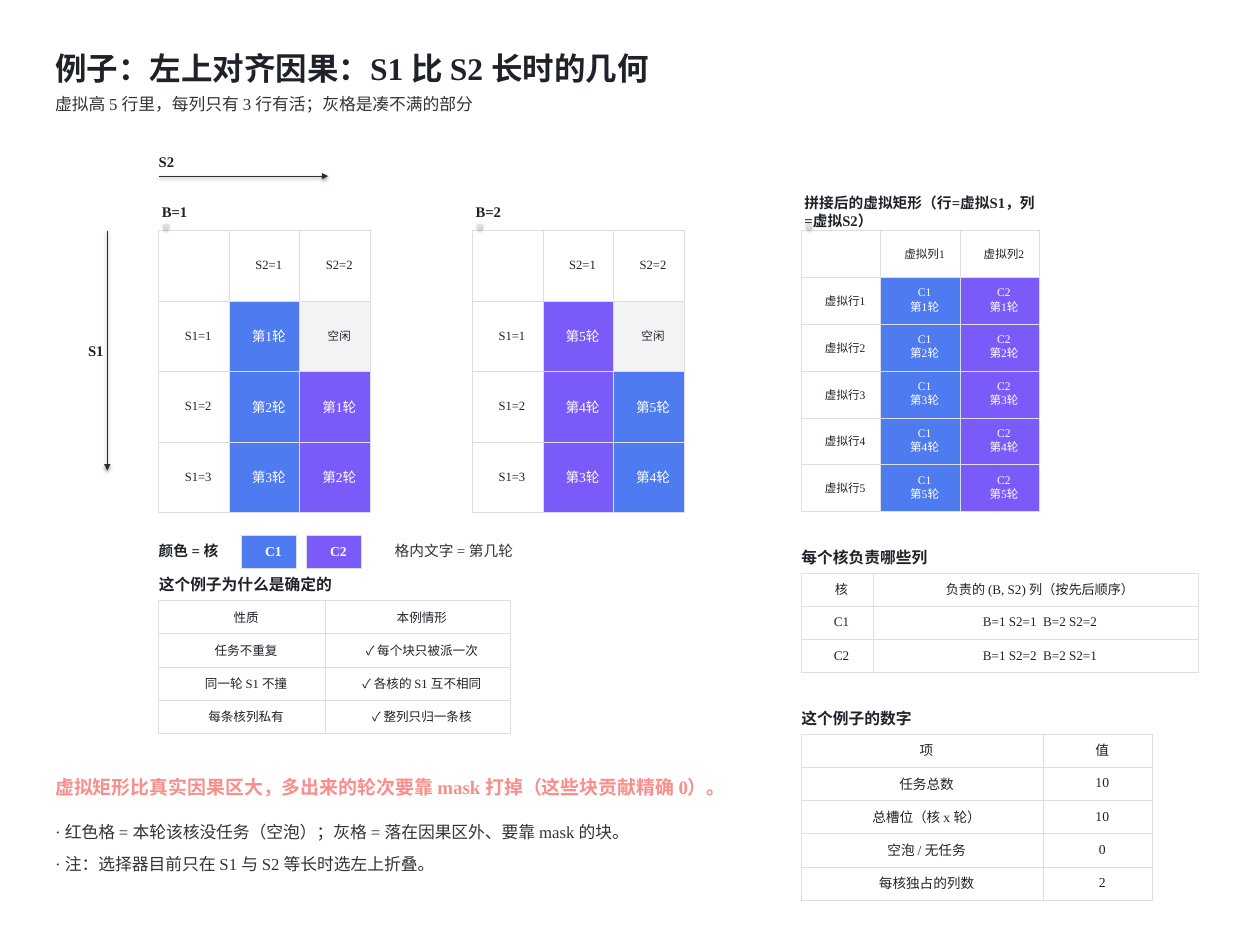
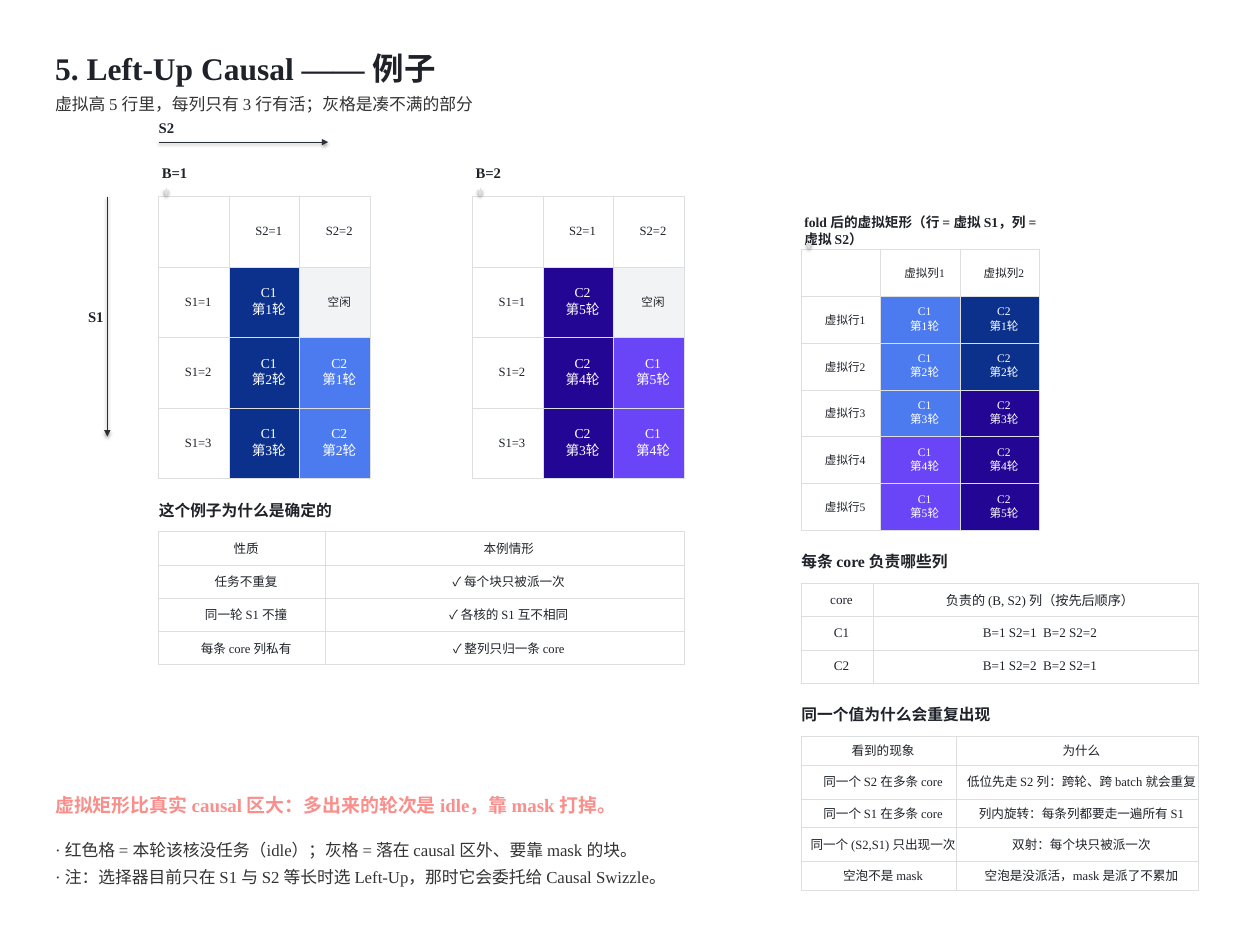
Before and after one commit to guomc9/SeeTen, a slide deck: slide 10 of cases/flash-attention-det-accum/out/v4-index-schedules.pptx (slide 9 before the commit). Drawn at 1260x945 pixels with LibreOffice and Linux fonts; fonts in the diff are those of the drawing. Boxes give left, top, right and bottom in pixels: in the first picture for what was removed or moved away, otherwise in the second. Text is boxed around its words. In the diff, an @@ line names an element or a change of style, - is before the commit and + after.

```diff
--- a/cases/flash-attention-det-accum/out/v4-index-schedules.pptx
+++ b/cases/flash-attention-det-accum/out/v4-index-schedules.pptx
@@ text at (x1=55, y1=53, x2=436, y2=86): text changed; font Noto Sans CJK SC to Times New Roman @@
-例子：左上对齐因果：S1 比 S2 长时的几何
+5. Left-Up Causal —— 例子
@@ text "B=1" moved from (x1=162, y1=207, x2=188, y2=217) to (x1=162, y1=168, x2=188, y2=178) @@
@@ text "B=2" moved from (x1=476, y1=207, x2=502, y2=217) to (x1=476, y1=168, x2=502, y2=178) @@
@@ table at (x1=159, y1=197, x2=370, y2=624) @@
-row 2, column 2: 第1轮
+row 2, column 2: C1 / 第1轮
-row 3, column 2: 第2轮
+row 3, column 2: C1 / 第2轮
-row 3, column 3: 第1轮
+row 3, column 3: C2 / 第1轮
-row 4, column 2: 第3轮
+row 4, column 2: C1 / 第3轮
-row 4, column 3: 第2轮
+row 4, column 3: C2 / 第2轮
@@ fill #4E7CF0 to #0C318D in 3 cells @@
@@ fill #7A5AF8 to #4C7BF0 in 2 cells @@
@@ table resized from (x1=159, y1=231, x2=370, y2=512) to (x1=159, y1=197, x2=370, y2=624) @@
@@ table at (x1=472, y1=197, x2=683, y2=478) @@
-row 2, column 2: 第5轮
+row 2, column 2: C2 / 第5轮
-row 3, column 2: 第4轮
+row 3, column 2: C2 / 第4轮
-row 3, column 3: 第5轮
+row 3, column 3: C1 / 第5轮
-row 4, column 2: 第3轮
+row 4, column 2: C2 / 第3轮
-row 4, column 3: 第4轮
+row 4, column 3: C1 / 第4轮
@@ fill #7A5AF8 to #230693 in 3 cells @@
@@ fill #4E7CF0 to #6945F7 in 2 cells @@
@@ 4 arrows, 2 texts, 1 table moved together from (x1=88, y1=157, x2=683, y2=512) to (x1=88, y1=123, x2=683, y2=478) @@
@@ text at (x1=804, y1=215, x2=1026, y2=246): text changed; size 14 to 13 pt @@
-拼接后的虚拟矩形（行=虚拟S1，列=虚拟S2）
+fold 后的虚拟矩形（行 = 虚拟 S1，列 = 虚拟 S2）
@@ table at (x1=801, y1=249, x2=1039, y2=531) @@
@@ fill #4E7CF0 to #4C7BF0 in 3 cells @@
@@ fill #7A5AF8 to #0C318D in 2 cells @@
@@ fill #7A5AF8 to #230693 in 3 cells @@
@@ fill #4E7CF0 to #6945F7 in 2 cells @@
@@ table moved from (x1=801, y1=231, x2=1039, y2=512) to (x1=801, y1=249, x2=1039, y2=531) @@
@@ arrow moved from (809, 224) - (809, 231) to (809, 243) - (809, 249) @@
@@ text "这个例子为什么是确定的" moved from (x1=159, y1=576, x2=332, y2=592) to (x1=159, y1=502, x2=332, y2=518) @@
@@ table at (x1=159, y1=531, x2=684, y2=664) @@
-row 4, column 1: 每条核列私有
+row 4, column 1: 每条 core 列私有
-row 4, column 2: ✓ 整列只归一条核
+row 4, column 2: ✓ 整列只归一条 core
@@ table resized from (x1=159, y1=600, x2=510, y2=733) to (x1=159, y1=531, x2=684, y2=664) @@
@@ table removed at (x1=242, y1=535, x2=296, y2=565), 1 rows, 1 columns @@
-C1
@@ table removed at (x1=307, y1=535, x2=361, y2=565), 1 rows, 1 columns @@
-C2
@@ text removed at (x1=159, y1=543, x2=219, y2=558) @@
-颜色 = 核
@@ text removed at (x1=395, y1=543, x2=513, y2=557) @@
-格内文字 = 第几轮
@@ text at (x1=801, y1=553, x2=948, y2=569): text changed @@
-每个核负责哪些列
+每条 core 负责哪些列
@@ table at (x1=801, y1=584, x2=1198, y2=683) @@
-row 1, column 1: 核
+row 1, column 1: core
@@ table moved from (x1=801, y1=573, x2=1198, y2=673) to (x1=801, y1=584, x2=1198, y2=683) @@
@@ text removed at (x1=801, y1=710, x2=911, y2=726) @@
-这个例子的数字
@@ text added at (x1=801, y1=706, x2=990, y2=722), 15 pt, text #1F2329, bold @@
+同一个值为什么会重复出现
@@ table removed at (x1=801, y1=734, x2=1153, y2=900), 5 rows, 2 columns @@
-项 | 值
-任务总数 | 10
-总槽位（核 x 轮） | 10
-空泡 / 无任务 | 0
-每核独占的列数 | 2
@@ table added at (x1=801, y1=736, x2=1198, y2=885), 5 rows, 2 columns @@
+看到的现象 | 为什么
+同一个 S2 在多条 core | 低位先走 S2 列：跨轮、跨 batch 就会重复
+同一个 S1 在多条 core | 列内旋转：每条列都要走一遍所有 S1
+同一个 (S2,S1) 只出现一次 | 双射：每个块只被派一次
+空泡不是 mask | 空泡是没派活，mask 是派了不累加
@@ text at (x1=55, y1=796, x2=616, y2=814): text changed @@
-虚拟矩形比真实因果区大，多出来的轮次要靠 mask 打掉（这些块贡献精确 0）。
+虚拟矩形比真实 causal 区大：多出来的轮次是 idle，靠 mask 打掉。
@@ text at (x1=65, y1=842, x2=637, y2=859): text changed @@
-· 红色格 = 本轮该核没任务（空泡）；灰格 = 落在因果区外、要靠 mask 的块。
+· 红色格 = 本轮该核没任务（idle）；灰格 = 落在 causal 区外、要靠 mask 的块。
@@ text at (x1=65, y1=869, x2=666, y2=887): text changed; font Noto Sans CJK SC to Times New Roman @@
-· 注：选择器目前只在 S1 与 S2 等长时选左上折叠。
+· 注：选择器目前只在 S1 与 S2 等长时选 Left-Up，那时它会委托给 Causal Swizzle。
```
Also in this commit, not shown: 13 other slides changed, 2 slides added, 1 slide removed, 10 other files.
